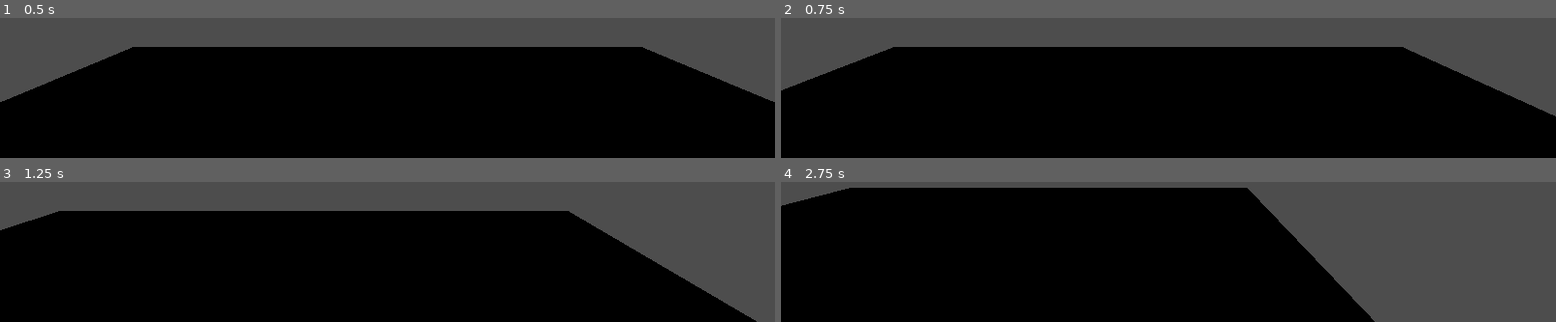
Above: before the commit, frames 1-4 (two rows, left to right).
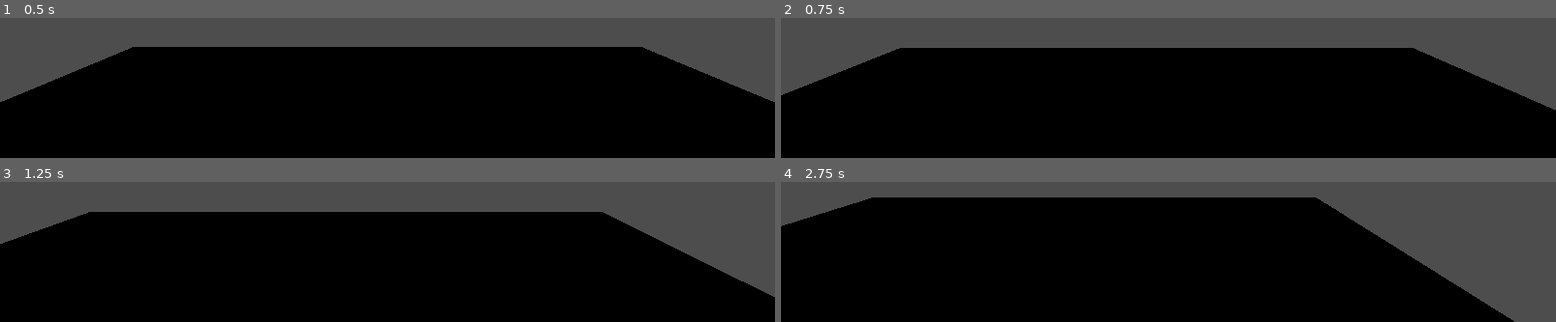
Above: after the commit, the same moments.

Repository: Volentie/The-Fractured-Codex
Game: Godot game, scene res://Scenes/main.tscn
The game is run twice, just before and just after one commit, with the same random seed, the same clock (stepped at 60 frames per second) and the same inputs.
Inputs:
- Up to frame 1 (0.5 s): no input
- Up to frame 2 (0.75 s): tap Enter at 0.5 s; hold D (go_right) from 0.53 s (still down)
- Up to frame 3 (1.25 s): keep holding D (go_right)
- Up to frame 4 (2.75 s): release D (go_right) at 1.28 s; hold S (go_backward) 1.28-2.03 s; hold D (go_right) from 2.03 s (still down)

Frame 1 is identical in both runs. In frame 2, 1.6% of the frame differs, in the area x 0-100%, y 20-71%; in frame 3, 5.8%; in frame 4, 16%, in the area x 0-95%, y 4-100%.

Commit message:
🚧Improve player.gd

Diff:
--- a/Scenes/main.tscn
+++ b/Scenes/main.tscn
@@ -12,4 +12,5 @@
 transform = Transform3D(1, 0, 0, 0, 1, 0, 0, 0, 1, 0, 1, 0)
 
 [node name="CSGBox3D" type="CSGBox3D" parent="world"]
+use_collision = true
 size = Vector3(9.56519, 0.001, 10.643)
--- a/Scripts/Dynamic/player.gd
+++ b/Scripts/Dynamic/player.gd
@@ -1,4 +1,10 @@
 class_name Player extends CharacterBody3D
+
+const config = {
+	"gravity": 0.5,
+	"walk_power": 1.1,
+	"jump_power": 10,
+}
 
 var translation: Dictionary = {
 	"velocity": Vector3(),
@@ -20,61 +26,69 @@
 	"go_up"
 ]
 
-func _ready():
-	set_physics_process(true)
-	set_process_input(true)
-	set_process(true)
+func go_forward(_scale: float = 1) -> void:
+	translation["velocity"] -= VU3.z * _scale
 
-func go_forward():
-	translation["velocity"] -= VU3.z
+func go_backward(_scale: float = 1) -> void:
+	translation["velocity"] += VU3.z * _scale
 
-func go_backward():
-	translation["velocity"] += VU3.z
+func go_left(_scale: float = 1) -> void:
+	translation["velocity"] -= VU3.x * _scale
 
-func go_left():
-	translation["velocity"] -= VU3.x
+func go_right(_scale: float = 1) -> void:
+	translation["velocity"] += VU3.x * _scale
 
-func go_right():
-	translation["velocity"] += VU3.x
-
-func go_up():
-	translation["velocity"] += VU3.y
+func go_up(_scale: float = 1) -> void:
+	translation["velocity"] += VU3.y * _scale
 
 func clear_velocity():
 	translation["velocity"] = VU3.c
+	velocity = VU3.c
 
-func update_transform(input_method: StringName, action: StringName) -> bool:
-	if input_method != &"holding":
-		Phaux.debug("Invalid input_method")
-		return false
+func apply_transform(move: bool) -> void:
+	velocity = translation["velocity"]
+	if move:
+		move_and_slide()
+
+func move_and_clear() -> void:
+	apply_transform(true)
+	clear_velocity()
+
+func apply_gravity() -> void:
+	translation["velocity"] -= VU3.y * config.gravity
+	move_and_clear()
+
+func update_transform(input_method: StringName, action: StringName) -> String:
+	assert(input_method in custom_inputs.input_methods and action in map, "Invalid input_method or action")
 
 	var callO = Callable(self, action)
 	if callO.is_valid():
-		callO.call()
+		if action == "go_up":
+			if is_on_floor():
+				callO.call(config.jump_power)
+				return "jump"
+		else:
+			callO.call(config.walk_power)
+			return "walk"
 	else:
-		return Phaux.error("Invalid action: " + action)
+		Phaux.error("Invalid action: " + action)
+	return "Error"
 
-	velocity = translation["velocity"]
-	return true
-
-func move_and_clear() -> void:
-	move_and_slide()
-	clear_velocity()
-
-func apply_gravity() -> void:
-	translation["velocity"] -= VU3.y
-	move_and_clear()
 
 func _process(_delta):
-	# Apply gravity
-	apply_gravity()
+	var movement_type
+	# Apply gravity if not grounded
+	if !is_on_floor():
+		apply_gravity()
 
 	# Check for input
 	for custom_action in map:
 		if Input.is_action_pressed(custom_action):
-			update_transform(&"holding", custom_action)
-
+			movement_type = update_transform(&"holding", custom_action)
 
 	# Check if velocity has changed to move
 	if translation["velocity"] != Vector3.ZERO:
-		move_and_clear()
+		if movement_type == "walk":
+			move_and_clear()
+		elif movement_type == "jump":
+			apply_transform(true)
--- /dev/null
+++ b/Scripts/Util/math.gd
@@ -0,0 +1,2 @@
+func lerp(from:float, to:float, weight:float) -> float:
+    return from + (to - from)*weight
